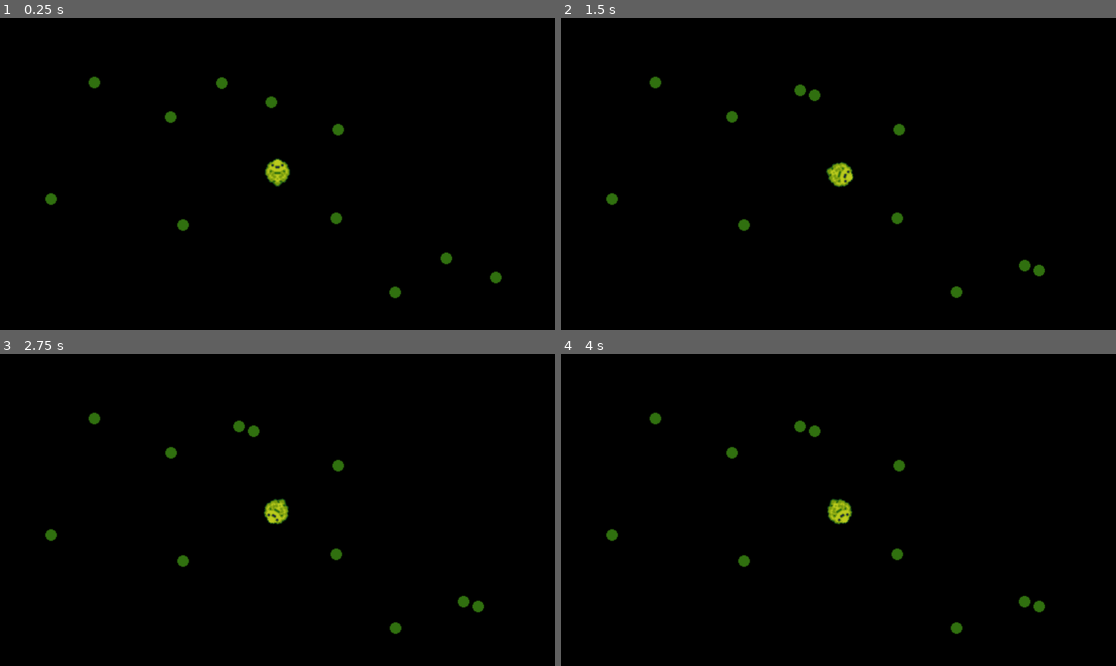
Above: before the commit, frames 1-4 (two rows, left to right).
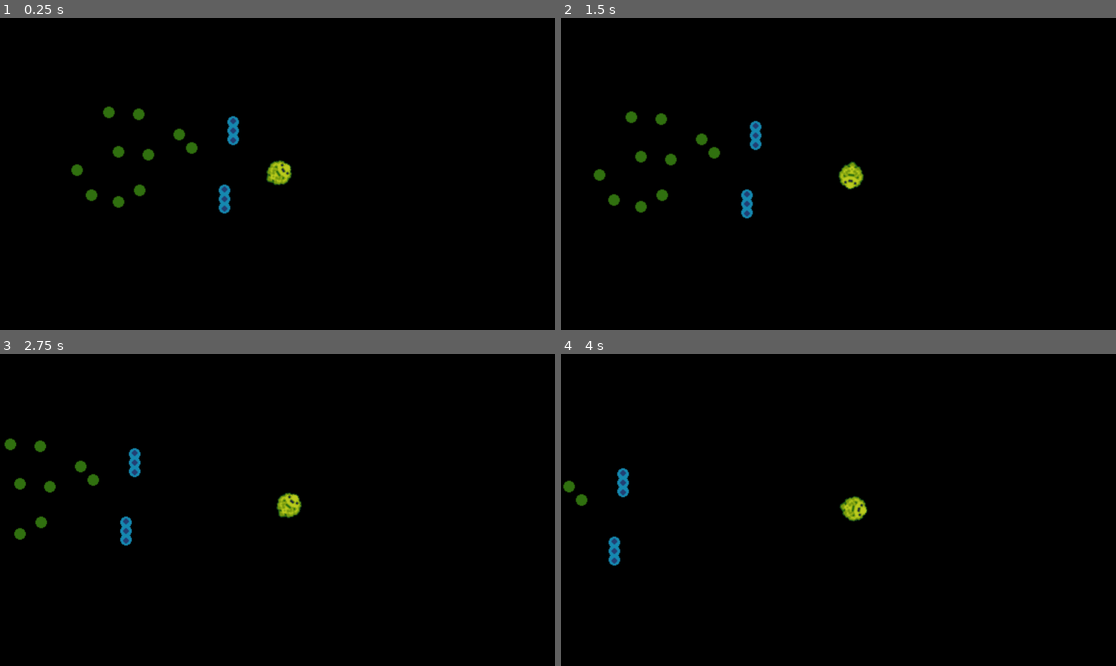
Above: after the commit, the same moments.

Repository: sjhope/CozySpringJam2025
Game: Godot game, scene res://Gameplay/World/main.tscn
Two runs of this game, one before a commit and one after it. Both use one fixed random seed, a clock stepped at 60 frames per second and the inputs below.
Inputs (mouse positions are in pixels of both pictures, inside the frame that each line leads up to):
- Up to frame 1 (0.25 s): no input
- Up to frame 2 (1.5 s): move the mouse to (960, 158) at 0.52 s; hold Right (Right) 0.53-1.25 s; hold Z (Action) 0.53-1.25 s; click (960, 158) at 0.67 s; drag from (727, 189) to (860, 180) at 1.27 s
- Up to frame 3 (2.75 s): move the mouse to (333, 441) at 2.02 s; hold Right (Right) from 2.03 s (still down); hold Z (Action) from 2.03 s (still down); click (333, 441) at 2.17 s
- Up to frame 4 (4 s): release Right (Right) at 2.75 s; release Z (Action) at 2.75 s; drag from (810, 572) to (899, 466) at 2.77 s; move the mouse to (1005, 556) at 3.52 s; hold Left (Left) from 3.53 s (still down); hold Z (Action) from 3.53 s (still down); click (1005, 556) at 3.67 s

The runs differ from the first frame. In frame 1, 2.0% of the frame differs, in the area x 8-91%, y 18-90%; in frame 2, 2.1%, in the area x 5-88%, y 18-90%; in frame 3, 2.1%; in frame 4, 1.7%.

Commit message:
Updated: reworked particles to use GODOT physics Added: ParticleManager Note: code significantly altered, known good point for jam-demo

Diff:
--- /dev/null
+++ b/Godot/Gameplay/Autoloads/particle_manager.gd
@@ -0,0 +1,62 @@
+extends Node
+
+const LINK_RADIUS : float = 20
+const BREAK_DIST  : float = LINK_RADIUS * 1.5
+const SOFTNESS    : float = 2.0
+
+var particles : Array[ParticleBasic] = []
+
+func _physics_process(delta: float) -> void:
+	var n := particles.size()
+
+	# create joints
+	for i in range(n - 1):
+		var a := particles[i]
+		for j in range(i + 1, n):
+			var b := particles[j]
+			if a.global_position.distance_to(b.global_position) > LINK_RADIUS: continue
+			if _pair_has_joint(a, b): continue
+			_make_pin(a, b)
+
+	# remove old joints
+	for particle in particles:
+		for joint in particle.spring_joints.duplicate():
+			if !is_instance_valid(joint):
+				particle.spring_joints.erase(joint)
+				continue
+
+			var body_a := get_node_or_null(joint.node_a)
+			var body_b := get_node_or_null(joint.node_b)
+			if body_a == null or body_b == null:
+				joint.queue_free()
+				particle.spring_joints.erase(joint)
+				continue
+
+			if body_a.global_position.distance_to(body_b.global_position) > BREAK_DIST:
+				joint.queue_free()
+				particle.spring_joints.erase(joint)
+
+func _pair_has_joint(a: ParticleBasic, b: ParticleBasic) -> bool:
+	var path_b := b.get_path()
+	for joint in a.spring_joints:
+		if is_instance_valid(joint) and joint.node_b == path_b:
+			return true
+	return false
+
+func _make_pin(a: ParticleBasic, b: ParticleBasic) -> void:
+	var pin := PinJoint2D.new()
+	pin.node_a = a.get_path()
+	pin.node_b = b.get_path()
+	pin.disable_collision = false
+	pin.softness = SOFTNESS
+	a.add_child(pin)
+	a.spring_joints.append(pin)
+	b.spring_joints.append(pin)
+
+func register_particle(particle: ParticleBasic) -> void:
+	particles.append(particle)
+
+func unregister_particle(particle: ParticleBasic) -> void:
+	for joint in particle.spring_joints:
+		if is_instance_valid(joint): joint.queue_free()
+	particles.erase(particle)
--- a/Godot/Gameplay/Particles/particle.tscn
+++ b/Godot/Gameplay/Particles/particle.tscn
@@ -1,13 +1,20 @@
 [gd_scene load_steps=4 format=3 uid="uid://t4rji6isqv5y"]
 
 [ext_resource type="Script" uid="uid://bj8ypk8tdqu5d" path="res://Gameplay/Particles/particle_basic.gd" id="1_h1s8d"]
-[ext_resource type="Texture2D" uid="uid://c6h1kx3h23svd" path="res://Graphics/Particles/test_particle.png" id="2_8bo20"]
+[ext_resource type="Texture2D" uid="uid://codvwwll6ogvs" path="res://Graphics/Particles/test_particle.png" id="2_8bo20"]
 
 [sub_resource type="CircleShape2D" id="CircleShape2D_mnrq8"]
-radius = 7.07107
+radius = 6.0
 
-[node name="Particle" type="Node2D"]
+[node name="Particle" type="RigidBody2D"]
+collision_layer = 2
+collision_mask = 2
+gravity_scale = 0.0
+linear_damp = 0.5
+angular_damp = 0.5
 script = ExtResource("1_h1s8d")
+radius = 6.0
+half_length = 12.0
 
 [node name="Sprite2D" type="Sprite2D" parent="."]
 texture = ExtResource("2_8bo20")
@@ -15,7 +22,7 @@
 
 [node name="Area2D" type="Area2D" parent="."]
 collision_layer = 2
-metadata/_edit_lock_ = true
+collision_mask = 0
 
 [node name="CollisionShape2D" type="CollisionShape2D" parent="Area2D"]
 shape = SubResource("CircleShape2D_mnrq8")
--- /dev/null
+++ b/Godot/Gameplay/Particles/particle_2.tscn
@@ -0,0 +1,32 @@
+[gd_scene load_steps=4 format=3 uid="uid://qagm3vaopivx"]
+
+[ext_resource type="Script" uid="uid://bj8ypk8tdqu5d" path="res://Gameplay/Particles/particle_basic.gd" id="1_vyf0e"]
+[ext_resource type="Texture2D" uid="uid://c6h1kx3h23svd" path="res://Graphics/Particles/test_particle_2.png" id="2_vyf0e"]
+
+[sub_resource type="CapsuleShape2D" id="CapsuleShape2D_vyf0e"]
+radius = 7.0
+
+[node name="Particle" type="RigidBody2D"]
+collision_layer = 2
+collision_mask = 2
+mass = 4.0
+gravity_scale = 0.0
+linear_damp = 0.5
+angular_damp = 0.5
+script = ExtResource("1_vyf0e")
+_shape_type = 1
+_radius = 7.0
+_half_length = 15.0
+
+[node name="Sprite2D" type="Sprite2D" parent="."]
+texture = ExtResource("2_vyf0e")
+metadata/_edit_lock_ = true
+
+[node name="Area2D" type="Area2D" parent="."]
+collision_layer = 2
+collision_mask = 0
+
+[node name="CollisionShape2D" type="CollisionShape2D" parent="Area2D"]
+shape = SubResource("CapsuleShape2D_vyf0e")
+debug_color = Color(0.00242273, 0.651337, 0, 0.42)
+metadata/_edit_lock_ = true
--- a/Godot/Gameplay/Particles/particle_basic.gd
+++ b/Godot/Gameplay/Particles/particle_basic.gd
@@ -1,56 +1,45 @@
-extends Node2D
+extends RigidBody2D
 class_name ParticleBasic
 
-const EPSILON : float = 1e-5
+enum ShapeType { CIRCLE, CAPSULE }
 
-@export var velocity: Vector2 = Vector2.ZERO
-@export var radius: float  =  8.0
+@export var _shape_type : ShapeType = ShapeType.CIRCLE
+@export var _radius : float = 8.0
+@export var _half_length : float = 16.0
 
-@export var link_radius: float  = 64.0      # how far attraction acts (radius * 8)?
-@export var link_strength: float  = 500.0     # "spring" coeff
+var spring_joints : Array[PinJoint2D] = []
 
-static var _all_particles: Array = []
+func _ready() -> void:
+	setup_collider()
+	ParticleManager.register_particle(self)
+	linear_damp = FluidManager.VISCOSITY * FluidManager.DRAG_COEFF
 
-func _enter_tree() -> void: _all_particles.append(self)
-func _exit_tree() -> void: _all_particles.erase(self)
+func _exit_tree() -> void:
+	ParticleManager.unregister_particle(self)
 
-func _physics_process(delta: float) -> void:
-	_handle_attractor(delta)
+func hold() -> void:
+	freeze = true
 
-	velocity -= velocity * FluidManager.VISCOSITY * FluidManager.DRAG_COEFF * delta
+func release(vel: Vector2) -> void:
+	freeze = false
+	linear_velocity = vel
 
-	if velocity.length_squared() < EPSILON:
-		velocity = Vector2.ZERO
-	global_position += velocity * delta
+func setup_collider() -> void:
+	var col := get_node_or_null("CollisionShape2D")
 
-func _handle_attractor(delta: float) -> void:
-	for i in range(_all_particles.size()):
-		var other = _all_particles[i]
+	if col == null:
+		col = CollisionShape2D.new()
+		col.name = "CollisionShape2D"
+		add_child(col)
 
-		if other == self: continue
-		if int(self.get_instance_id()) > int(other.get_instance_id()): continue
+		match _shape_type:
+			ShapeType.CIRCLE:
+				var shape := CircleShape2D.new()
+				shape.radius = max(_radius, 1.0)
+				col.shape = shape
 
-		var offset  = other.global_position - global_position
-		var dist = offset.length()
-		if dist < EPSILON: continue
-
-		var min_d = radius + other.radius
-
-		# particle collision
-		if dist < min_d:
-			var push = offset.normalized() * (min_d - dist) * 0.5
-			global_position -= push
-			other.global_position += push
-
-			var normal = offset.normalized()
-			var rel_vel = velocity - other.velocity
-			var impulse = normal * rel_vel.dot(normal) * 0.5
-			velocity -= impulse
-			other.velocity += impulse
-
-		# spring force
-		elif dist < link_radius:
-			var falloff = 1.0 - dist / link_radius
-			var force = offset.normalized() * link_strength * falloff * delta
-			velocity += force
-			other.velocity -= force
+			ShapeType.CAPSULE:
+				var shape := CapsuleShape2D.new()
+				shape.radius = max(_radius, 1.0)
+				shape.height = max(_half_length, 0.0) * 2.0
+				col.shape = shape
--- a/Godot/Gameplay/Player/player.gd
+++ b/Godot/Gameplay/Player/player.gd
@@ -2,58 +2,55 @@
 class_name Player
 
 const EPSILON : float = 1e-5
+const STOP_DISTANCE : float = 40.0
+const ROT_EASE : float = 6.0
 
-@export var thrust: float = 300.0     # thrust maximum to be assumed only possible at a viscosity of zero
-@export var turn_rate: float = 4.0
+@export var _thrust : float = 300.0
 
-@export var grab_force: float = 10.0
-@onready var grabber: Area2D = $Grabber
-@onready var grab_shape: CollisionShape2D  = $Grabber/CollisionShape2D
+@onready var _grabber : Area2D = $Grabber
+@onready var _grab_shape : CollisionShape2D  = $Grabber/CollisionShape2D
 
-var _grabbed_particle: ParticleBasic = null
-var _grab_radius: float
-
-func _ready() -> void:
-		_grab_radius = grab_shape.shape.radius * grab_shape.global_scale.x
+var _held : ParticleBasic = null
 
 func _physics_process(delta: float) -> void:
-	# forward thrust
-	var thrust_input := Input.get_action_strength("Up") - Input.get_action_strength("Down")
-	if thrust_input != 0.0:
-		velocity += Vector2.UP.rotated(rotation) * thrust * thrust_input * (1.0 - FluidManager.VISCOSITY) * delta
+	# move toward mouse
+	var to_mouse: Vector2 = get_global_mouse_position() - global_position
+	var target_angle : float = to_mouse.angle() + PI / 2
+	rotation = lerp_angle(rotation, target_angle, ROT_EASE * delta * (1.0 - FluidManager.VISCOSITY))
 
-	# rotation
-	var rot_input := Input.get_action_strength("Right") - Input.get_action_strength("Left")
-	rotation += rot_input * turn_rate * (1.0 - FluidManager.VISCOSITY) * delta
+	# calc thrust
+	if to_mouse.length() > STOP_DISTANCE:
+		var auto_accel := Vector2.UP.rotated(rotation) * lerpf(0.0, _thrust, clamp(to_mouse.length() / 100, 0.0, 1.0))
+		velocity += auto_accel * (1.0 - FluidManager.VISCOSITY) * delta
 
 	# apply drag
 	velocity -= velocity * FluidManager.VISCOSITY * FluidManager.DRAG_COEFF * delta
 	if velocity.length_squared() < EPSILON:
 		velocity = Vector2.ZERO
 
-	# grabber
-	if Input.is_action_pressed("Action"):
-		if _grabbed_particle == null or !is_instance_valid(_grabbed_particle):
+	_update_grabber()
+	move_and_slide()
 
-			# get closest particle to grabber center
-			var nearest_dist : float = INF
-			for area in grabber.get_overlapping_areas():
-				var particle := area.get_parent() as ParticleBasic
-				if particle:
-					var distance := (particle.global_position - grabber.global_position).length()
-					if distance < nearest_dist:
-						nearest_dist = distance
-						_grabbed_particle = particle
+func _update_grabber() -> void:
+	if Input.is_mouse_button_pressed(MOUSE_BUTTON_LEFT):
+		if _held == null:
+			_held = _nearest_particle()
+			if _held: _held.hold()
+		else: _held.global_position = _grabber.global_position
+	else:
+		if _held:
+			_held.release(velocity * 2.0)
+			_held = null
 
-		# while holding keep particle snapped
-		# TODO: need this to lerp into position, rather than perfectly snap
-		if _grabbed_particle and is_instance_valid(_grabbed_particle):
-			_grabbed_particle.global_position = grabber.global_position
-			_grabbed_particle.velocity = Vector2.ZERO
-	else:
-		# "launch" a particle when let go
-		if _grabbed_particle and is_instance_valid(_grabbed_particle):
-			_grabbed_particle.velocity = velocity * 2
-			_grabbed_particle = null
+func _nearest_particle() -> ParticleBasic:
+	var best : ParticleBasic = null
+	var best_d := INF
 
-	move_and_slide()
+	for area in _grabber.get_overlapping_areas():
+		var particle := area.get_parent() as ParticleBasic
+		if particle:
+			var dist := particle.global_position.distance_to(_grabber.global_position)
+			if dist < best_d:
+				best_d = dist
+				best = particle
+	return best
--- a/Godot/Gameplay/Player/player.tscn
+++ b/Godot/Gameplay/Player/player.tscn
@@ -9,7 +9,8 @@
 radius = 16.1245
 
 [node name="Player" type="CharacterBody2D"]
-collision_mask = 2
+collision_layer = 0
+collision_mask = 0
 motion_mode = 1
 script = ExtResource("1_onrkg")
 
@@ -24,6 +25,7 @@
 
 [node name="Camera2D" type="Camera2D" parent="."]
 zoom = Vector2(2, 2)
+position_smoothing_enabled = true
 
 [node name="Grabber" type="Area2D" parent="."]
 position = Vector2(0, -23)
--- a/Godot/Gameplay/World/main.tscn
+++ b/Godot/Gameplay/World/main.tscn
@@ -1,73 +1,46 @@
-[gd_scene load_steps=3 format=3 uid="uid://brrm44dymh5lg"]
+[gd_scene load_steps=4 format=3 uid="uid://brrm44dymh5lg"]
 
 [ext_resource type="PackedScene" uid="uid://btw2crosmbyhc" path="res://Gameplay/Player/player.tscn" id="1_mnrq8"]
 [ext_resource type="PackedScene" uid="uid://t4rji6isqv5y" path="res://Gameplay/Particles/particle.tscn" id="2_qepn6"]
+[ext_resource type="PackedScene" uid="uid://qagm3vaopivx" path="res://Gameplay/Particles/particle_2.tscn" id="3_mnrq8"]
 
 [node name="main" type="Node2D"]
 
 [node name="Player" parent="." instance=ExtResource("1_mnrq8")]
 position = Vector2(400, 183)
-thrust = 500.0
 
 [node name="Particle" parent="." instance=ExtResource("2_qepn6")]
-position = Vector2(395, 109)
-
-[node name="Particle2" parent="." instance=ExtResource("2_qepn6")]
-position = Vector2(463, 137)
-
-[node name="Particle3" parent="." instance=ExtResource("2_qepn6")]
-position = Vector2(289, 124)
+position = Vector2(298, 142)
 
 [node name="Particle4" parent="." instance=ExtResource("2_qepn6")]
-position = Vector2(302, 236)
+position = Vector2(311, 156)
 
 [node name="Particle5" parent="." instance=ExtResource("2_qepn6")]
-position = Vector2(461, 229)
+position = Vector2(235, 160)
 
 [node name="Particle6" parent="." instance=ExtResource("2_qepn6")]
-position = Vector2(165, 209)
+position = Vector2(257, 200)
 
 [node name="Particle7" parent="." instance=ExtResource("2_qepn6")]
-position = Vector2(341, 88)
+position = Vector2(207, 205)
 
 [node name="Particle8" parent="." instance=ExtResource("2_qepn6")]
-position = Vector2(628, 291)
+position = Vector2(235, 212)
 
 [node name="Particle9" parent="." instance=ExtResource("2_qepn6")]
-position = Vector2(696, 319)
+position = Vector2(192, 179)
 
 [node name="Particle10" parent="." instance=ExtResource("2_qepn6")]
-position = Vector2(522, 306)
+position = Vector2(225, 119)
 
 [node name="Particle11" parent="." instance=ExtResource("2_qepn6")]
-position = Vector2(535, 418)
+position = Vector2(256, 121)
 
 [node name="Particle12" parent="." instance=ExtResource("2_qepn6")]
-position = Vector2(694, 411)
+position = Vector2(266, 163)
 
-[node name="Particle13" parent="." instance=ExtResource("2_qepn6")]
-position = Vector2(398, 391)
+[node name="Particle2" parent="." instance=ExtResource("3_mnrq8")]
+position = Vector2(345, 209)
 
-[node name="Particle14" parent="." instance=ExtResource("2_qepn6")]
-position = Vector2(574, 270)
-
-[node name="Particle15" parent="." instance=ExtResource("2_qepn6")]
-position = Vector2(144, -32)
-
-[node name="Particle16" parent="." instance=ExtResource("2_qepn6")]
-position = Vector2(212, -4)
-
-[node name="Particle17" parent="." instance=ExtResource("2_qepn6")]
-position = Vector2(38, -17)
-
-[node name="Particle18" parent="." instance=ExtResource("2_qepn6")]
-position = Vector2(51, 95)
-
-[node name="Particle19" parent="." instance=ExtResource("2_qepn6")]
-position = Vector2(210, 88)
-
-[node name="Particle20" parent="." instance=ExtResource("2_qepn6")]
-position = Vector2(-86, 68)
-
-[node name="Particle21" parent="." instance=ExtResource("2_qepn6")]
-position = Vector2(90, -53)
+[node name="Particle3" parent="." instance=ExtResource("3_mnrq8")]
+position = Vector2(354, 138)
--- a/Godot/main.tscn
+++ /dev/null
@@ -1,83 +0,0 @@
-[gd_scene load_steps=4 format=3 uid="uid://b43a03b51t3k2"]
-
-[ext_resource type="PackedScene" uid="uid://btw2crosmbyhc" path="res://Gameplay/Player/player.tscn" id="1_ig7tw"]
-[ext_resource type="Texture2D" uid="uid://c6h1kx3h23svd" path="res://Graphics/Particles/test_particle.png" id="2_h2yge"]
-[ext_resource type="Texture2D" uid="uid://codvwwll6ogvs" path="res://Graphics/Particles/test_particle_2.png" id="3_1bvp3"]
-
-[node name="main" type="Node2D"]
-
-[node name="Player" parent="." instance=ExtResource("1_ig7tw")]
-position = Vector2(400, 183)
-thrust = 500.0
-
-[node name="TestParticle" type="Sprite2D" parent="."]
-position = Vector2(79, 232)
-texture = ExtResource("2_h2yge")
-
-[node name="TestParticle2" type="Sprite2D" parent="TestParticle"]
-position = Vector2(359, 73)
-texture = ExtResource("2_h2yge")
-
-[node name="TestParticle4" type="Sprite2D" parent="TestParticle/TestParticle2"]
-position = Vector2(103, -182)
-texture = ExtResource("2_h2yge")
-
-[node name="TestParticle" type="Sprite2D" parent="TestParticle/TestParticle2/TestParticle4"]
-position = Vector2(-161, -23)
-texture = ExtResource("2_h2yge")
-
-[node name="TestParticle2" type="Sprite2D" parent="TestParticle/TestParticle2/TestParticle4"]
-position = Vector2(198, 50)
-texture = ExtResource("2_h2yge")
-
-[node name="TestParticle3" type="Sprite2D" parent="TestParticle/TestParticle2/TestParticle4"]
-position = Vector2(-105, -282)
-texture = ExtResource("2_h2yge")
-
-[node name="TestParticle4" type="Sprite2D" parent="TestParticle/TestParticle2/TestParticle4"]
-position = Vector2(301, -132)
-texture = ExtResource("2_h2yge")
-
-[node name="TestParticle" type="Sprite2D" parent="TestParticle/TestParticle2/TestParticle4/TestParticle4"]
-position = Vector2(-687, 432)
-texture = ExtResource("2_h2yge")
-
-[node name="TestParticle2" type="Sprite2D" parent="TestParticle/TestParticle2/TestParticle4/TestParticle4"]
-position = Vector2(-328, 505)
-texture = ExtResource("2_h2yge")
-
-[node name="TestParticle3" type="Sprite2D" parent="TestParticle/TestParticle2/TestParticle4/TestParticle4"]
-position = Vector2(-631, 173)
-texture = ExtResource("2_h2yge")
-
-[node name="TestParticle4" type="Sprite2D" parent="TestParticle/TestParticle2/TestParticle4/TestParticle4"]
-position = Vector2(-225, 323)
-texture = ExtResource("2_h2yge")
-
-[node name="TestParticle5" type="Sprite2D" parent="TestParticle/TestParticle2/TestParticle4/TestParticle4"]
-position = Vector2(-345, 114)
-texture = ExtResource("3_1bvp3")
-
-[node name="TestParticle5" type="Sprite2D" parent="TestParticle/TestParticle2/TestParticle4/TestParticle4/TestParticle5"]
-position = Vector2(137, 142)
-texture = ExtResource("3_1bvp3")
-
-[node name="TestParticle5" type="Sprite2D" parent="TestParticle/TestParticle2/TestParticle4/TestParticle4/TestParticle5/TestParticle5"]
-position = Vector2(-440, -134)
-texture = ExtResource("3_1bvp3")
-
-[node name="TestParticle5" type="Sprite2D" parent="TestParticle/TestParticle2/TestParticle4/TestParticle4/TestParticle5/TestParticle5/TestParticle5"]
-position = Vector2(145, 173)
-texture = ExtResource("3_1bvp3")
-
-[node name="TestParticle5" type="Sprite2D" parent="TestParticle/TestParticle2/TestParticle4/TestParticle4/TestParticle5/TestParticle5/TestParticle5/TestParticle5"]
-position = Vector2(122, -365)
-texture = ExtResource("3_1bvp3")
-
-[node name="TestParticle5" type="Sprite2D" parent="TestParticle/TestParticle2/TestParticle4/TestParticle4/TestParticle5/TestParticle5/TestParticle5/TestParticle5/TestParticle5"]
-position = Vector2(424, 384)
-texture = ExtResource("3_1bvp3")
-
-[node name="TestParticle3" type="Sprite2D" parent="TestParticle"]
-position = Vector2(56, -259)
-texture = ExtResource("2_h2yge")
--- a/Godot/project.godot
+++ b/Godot/project.godot
@@ -18,6 +18,11 @@
 [autoload]
 
 FluidManager="*res://Gameplay/Autoloads/fluid_manager.gd"
+ParticleManager="*res://Gameplay/Autoloads/particle_manager.gd"
+
+[global_group]
+
+particles=""
 
 [input]
 
Not shown, added: Godot/Gameplay/Autoloads/particle_manager.gd.uid
Not shown, changed: Godot/Graphics/Particles/test_particle.png.import
Binary file changed: Godot/Graphics/Particles/test_particle_2.png
Not shown, changed: Godot/Graphics/Particles/test_particle_2.png.import
